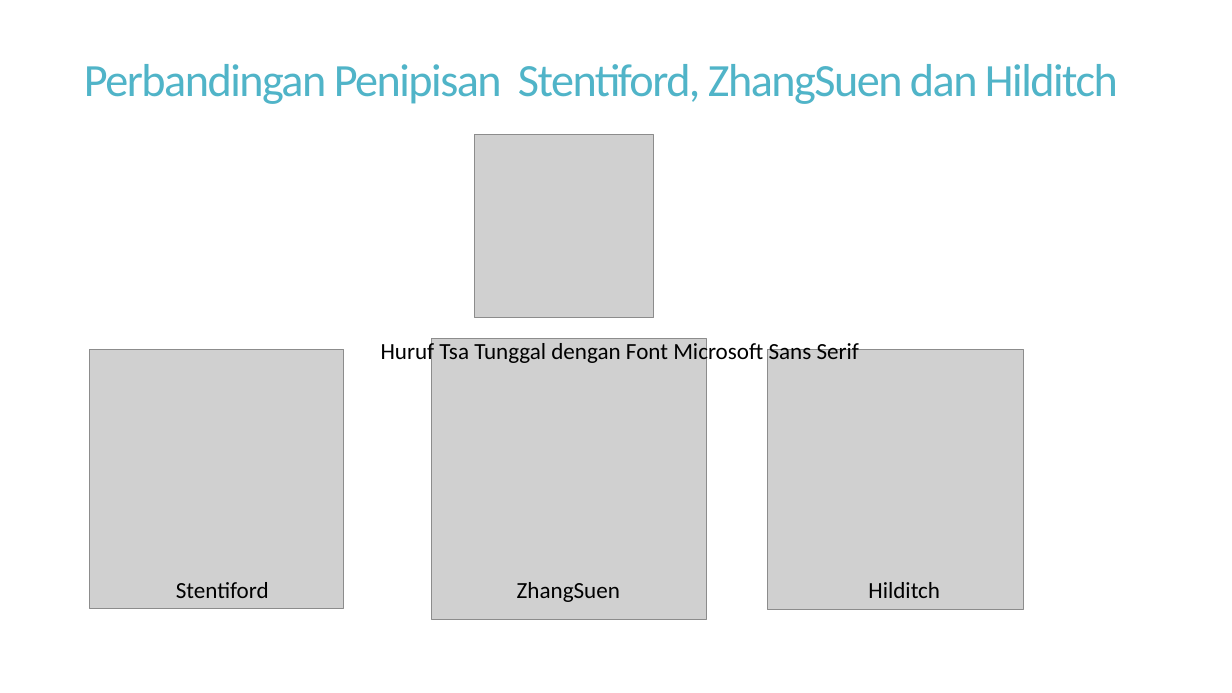
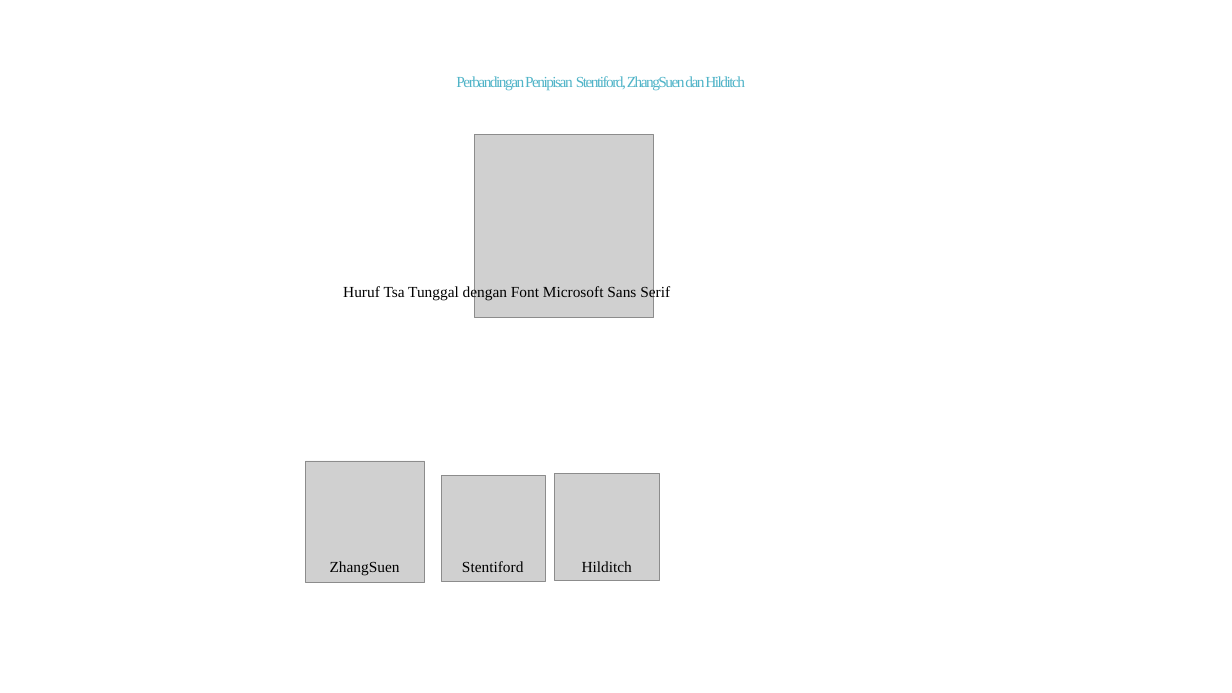
Before and after one commit to ainawind27/arabicocr-data, a slide deck: slide 9 of 1. presentasi/Seminar Kemajuan Tesis.pptx. Drawn at 1232x693 pixels with LibreOffice and Linux fonts; fonts in the diff are those of the drawing; grey boxes stand for pictures. Boxes give left, top, right and bottom in pixels: in the first picture for what was removed or moved away, otherwise in the second. Text is boxed around its words. In the diff, an @@ line names an element or a change of style, - is before the commit and + after.

```diff
--- a/1. presentasi/Seminar Kemajuan Tesis.pptx
+++ b/1. presentasi/Seminar Kemajuan Tesis.pptx
@@ title "Perbandingan Penipisan Stentiford, ZhangSuen dan ..." at [456, 76, 745, 91]: size 36 to 12 pt, font Calibri to Times New Roman @@
@@ text "Huruf Tsa Tunggal dengan Font ...": place and size @@
-text "Huruf Tsa Tunggal dengan Font ..." at [381, 339, 859, 365]
+text "Huruf Tsa Tunggal dengan Font ..." at [343, 284, 670, 300]
@@ picture: place and size @@
-picture at [432, 339, 706, 619]
+picture at [306, 461, 425, 582]
@@ picture: place and size @@
-picture at [90, 349, 344, 609]
+picture at [442, 475, 546, 581]
@@ picture: place and size @@
-picture at [768, 349, 1023, 610]
+picture at [555, 473, 661, 580]
@@ text "ZhangSuen": place and size @@
-text "ZhangSuen" at [517, 582, 620, 602]
+text "ZhangSuen" at [330, 561, 400, 576]
@@ text "Stentiford": place and size @@
-text "Stentiford" at [176, 582, 269, 598]
+text "Stentiford" at [462, 561, 523, 572]
@@ size 18 to 12 pt, font Calibri to Times New Roman in 4 elements at [343, 284, 670, 300], [330, 561, 400, 576], [462, 561, 523, 572], [582, 561, 632, 572] @@
@@ text "Hilditch": place and size @@
-text "Hilditch" at [868, 582, 940, 598]
+text "Hilditch" at [582, 561, 632, 572]
```
Also in this commit, not shown: 5 other files.
